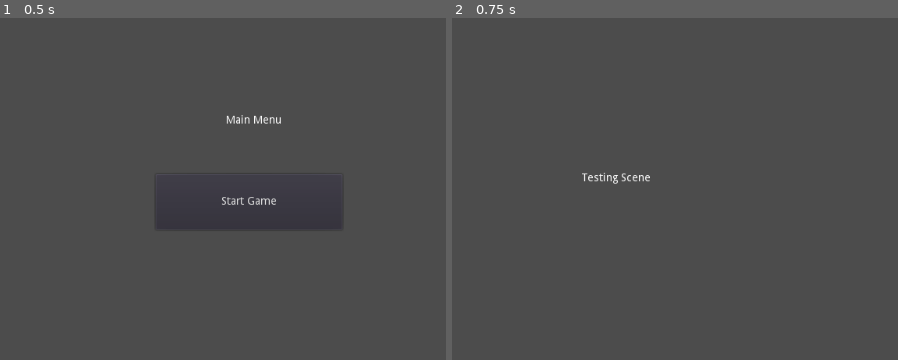
Above: before the commit, frames 1-2 (left to right).
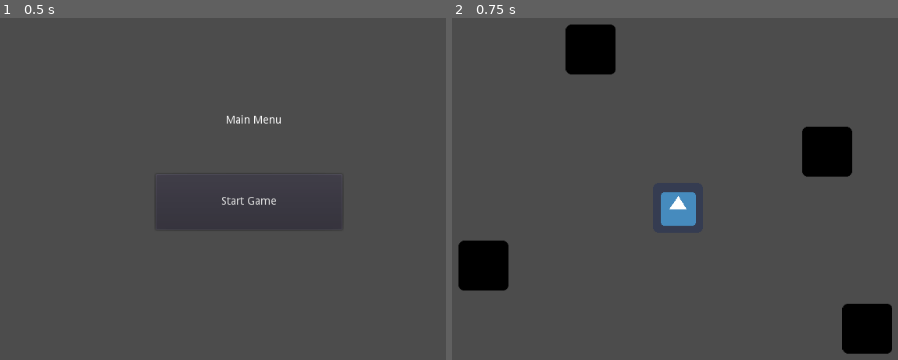
Above: after the commit, the same moments.

Repository: isabella232/LudenDare2020-October
Game: Godot game, scene res://Scenes/MainMenu/Main Menu.tscn
Same seed, same stepped clock (60 frames per second), same inputs: the game is played once before the commit and once after it. The engine's default icon, where the game draws it, is replaced by a stand-in: a white triangle on a blue panel in a dark square.
Inputs:
- Up to frame 1 (0.5 s): no input
- Up to frame 2 (0.75 s): click "Start Game" at 0.5 s

Frame 1 is identical in both runs. In frame 2, 7.5% of the frame differs, in the area x 1-99%, y 1-99%.

Commit message:
Added basic playable character and scene

Diff:
--- /dev/null
+++ b/StuckInALoop/Actors/Player/Player.tscn
@@ -0,0 +1,72 @@
+[gd_scene load_steps=4 format=2]
+
+[ext_resource path="res://icon.png" type="Texture" id=1]
+
+[sub_resource type="GDScript" id=1]
+script/source = "extends RigidBody2D
+
+export var runspeed = 100
+var state = PlayerStates.idle
+var state_time = 0
+var velocity = Vector2.ZERO
+onready var collider = $CollisionShape2D
+
+# Called when the node enters the scene tree for the first time.
+func _ready():
+	pass # Replace with function body.
+
+func _process(delta):
+	process_statemachine(delta);
+	pass
+
+func _integrate_forces(state):
+	state.linear_velocity = velocity
+	var t = Transform2D(0, state.transform.origin)
+	state.transform = t
+
+func change(new_state):
+	state = new_state
+	state_time = 0
+	print(\"player state : \", new_state)
+
+func player_move_input():
+	var x = Input.get_action_strength(\"player_move_right\") - Input.get_action_strength(\"player_move_left\")
+	var y = -Input.get_action_strength(\"player_move_up\") + Input.get_action_strength(\"player_move_down\")
+	return Vector2(x, y)
+
+func process_statemachine(delta):
+	state_time += delta
+	match (state):
+		PlayerStates.idle_enter:
+			change(PlayerStates.idle)
+
+		PlayerStates.idle:
+			velocity = Vector2.ZERO
+			if (player_move_input().length() > .1):
+				change(PlayerStates.run)
+
+		PlayerStates.run:
+			if (player_move_input().length() < .1):
+				change(PlayerStates.idle_enter)
+			velocity = player_move_input() * runspeed
+"
+
+[sub_resource type="CircleShape2D" id=2]
+radius = 33.9532
+
+[node name="Player" type="RigidBody2D"]
+position = Vector2( 488.212, 292.215 )
+gravity_scale = 0.0
+can_sleep = false
+script = SubResource( 1 )
+
+[node name="icon" type="Sprite" parent="."]
+position = Vector2( 0, -30.9543 )
+texture = ExtResource( 1 )
+
+[node name="CollisionShape2D" type="CollisionShape2D" parent="."]
+position = Vector2( 0, -29.481 )
+shape = SubResource( 2 )
+
+[node name="Camera2D" type="Camera2D" parent="."]
+current = true
--- /dev/null
+++ b/StuckInALoop/Actors/Player/PlayerStates.gd
@@ -0,0 +1,5 @@
+extends Node
+
+var idle_enter = "idle_enter"
+var idle = "idle"
+var run = "run"
--- /dev/null
+++ b/StuckInALoop/Pete/Collider/TestBlocker.tscn
@@ -0,0 +1,16 @@
+[gd_scene load_steps=3 format=2]
+
+[ext_resource path="res://icon.png" type="Texture" id=1]
+
+[sub_resource type="RectangleShape2D" id=1]
+extents = Vector2( 31.6802, 32.6117 )
+
+[node name="TestBlocker" type="StaticBody2D"]
+
+[node name="icon" type="Sprite" parent="."]
+modulate = Color( 0, 0, 0, 1 )
+self_modulate = Color( 0, 0, 0, 1 )
+texture = ExtResource( 1 )
+
+[node name="CollisionShape2D" type="CollisionShape2D" parent="."]
+shape = SubResource( 1 )
--- /dev/null
+++ b/StuckInALoop/Pete/Testing/TestScene.tscn
@@ -0,0 +1,21 @@
+[gd_scene load_steps=3 format=2]
+
+[ext_resource path="res://Actors/Player/Player.tscn" type="PackedScene" id=1]
+[ext_resource path="res://Pete/Collider/TestBlocker.tscn" type="PackedScene" id=2]
+
+[node name="TestScene" type="Node2D"]
+
+[node name="Player" parent="." instance=ExtResource( 1 )]
+position = Vector2( 521.019, 320.917 )
+
+[node name="TestBlocker" parent="." instance=ExtResource( 2 )]
+position = Vector2( 272.143, 364.117 )
+
+[node name="TestBlocker2" parent="." instance=ExtResource( 2 )]
+position = Vector2( 409.474, 86.9346 )
+
+[node name="TestBlocker3" parent="." instance=ExtResource( 2 )]
+position = Vector2( 711.855, 217.966 )
+
+[node name="TestBlocker4" parent="." instance=ExtResource( 2 )]
+position = Vector2( 763.512, 444.752 )
--- a/StuckInALoop/Scenes/Console/Console.tscn
+++ b/StuckInALoop/Scenes/Console/Console.tscn
@@ -9,7 +9,7 @@
 func _ready():
 	remove_child(textEdit)
 
-func _process(delta):
+func _process(_delta):
 	if (Input.is_action_just_pressed(\"console_toggle\")):
 		if (get_child_count() == 0):
 			add_child(textEdit)
--- a/StuckInALoop/Scenes/MainMenu/Main Menu.tscn
+++ b/StuckInALoop/Scenes/MainMenu/Main Menu.tscn
@@ -3,24 +3,8 @@
 [sub_resource type="GDScript" id=1]
 script/source = "extends Button
 
-
-# Declare member variables here. Examples:
-# var a = 2
-# var b = \"text\"
-
-
-# Called when the node enters the scene tree for the first time.
-func _ready():
-	pass # Replace with function body.
-
-
-# Called every frame. 'delta' is the elapsed time since the previous frame.
-#func _process(delta):
-#	pass
-
-
 func _on_Button_pressed():
-	get_tree().change_scene(\"res://Scenes/Testing/TestScene.tscn\")
+	get_tree().change_scene(\"res://Pete/Testing/TestScene.tscn\")
 "
 
 [node name="Main Menu" type="CanvasLayer"]
--- a/StuckInALoop/Scenes/Testing/TestScene.tscn
+++ /dev/null
@@ -1,13 +0,0 @@
-[gd_scene format=2]
-
-[node name="TestScene" type="Node2D"]
-
-[node name="Label" type="Label" parent="."]
-margin_left = 389.367
-margin_top = 224.235
-margin_right = 685.367
-margin_bottom = 345.235
-text = "Testing Scene"
-__meta__ = {
-"_edit_use_anchors_": false
-}
--- a/StuckInALoop/project.godot
+++ b/StuckInALoop/project.godot
@@ -22,6 +22,7 @@
 [autoload]
 
 Console="*res://Scenes/Console/Console.tscn"
+PlayerStates="*res://Actors/Player/PlayerStates.gd"
 
 [input]
 
@@ -35,6 +36,30 @@
 "events": [ Object(InputEventKey,"resource_local_to_scene":false,"resource_name":"","device":0,"alt":false,"shift":false,"control":false,"meta":false,"command":false,"pressed":false,"scancode":16777221,"unicode":0,"echo":false,"script":null)
  ]
 }
+player_move_left={
+"deadzone": 0.5,
+"events": [ Object(InputEventJoypadMotion,"resource_local_to_scene":false,"resource_name":"","device":0,"axis":0,"axis_value":-1.0,"script":null)
+, Object(InputEventKey,"resource_local_to_scene":false,"resource_name":"","device":0,"alt":false,"shift":false,"control":false,"meta":false,"command":false,"pressed":false,"scancode":65,"unicode":0,"echo":false,"script":null)
+ ]
+}
+player_move_right={
+"deadzone": 0.5,
+"events": [ Object(InputEventJoypadMotion,"resource_local_to_scene":false,"resource_name":"","device":0,"axis":0,"axis_value":1.0,"script":null)
+, Object(InputEventKey,"resource_local_to_scene":false,"resource_name":"","device":0,"alt":false,"shift":false,"control":false,"meta":false,"command":false,"pressed":false,"scancode":68,"unicode":0,"echo":false,"script":null)
+ ]
+}
+player_move_up={
+"deadzone": 0.5,
+"events": [ Object(InputEventKey,"resource_local_to_scene":false,"resource_name":"","device":0,"alt":false,"shift":false,"control":false,"meta":false,"command":false,"pressed":false,"scancode":87,"unicode":0,"echo":false,"script":null)
+, Object(InputEventJoypadMotion,"resource_local_to_scene":false,"resource_name":"","device":0,"axis":1,"axis_value":-1.0,"script":null)
+ ]
+}
+player_move_down={
+"deadzone": 0.5,
+"events": [ Object(InputEventKey,"resource_local_to_scene":false,"resource_name":"","device":0,"alt":false,"shift":false,"control":false,"meta":false,"command":false,"pressed":false,"scancode":83,"unicode":0,"echo":false,"script":null)
+, Object(InputEventJoypadMotion,"resource_local_to_scene":false,"resource_name":"","device":0,"axis":1,"axis_value":1.0,"script":null)
+ ]
+}
 
 [rendering]
 
